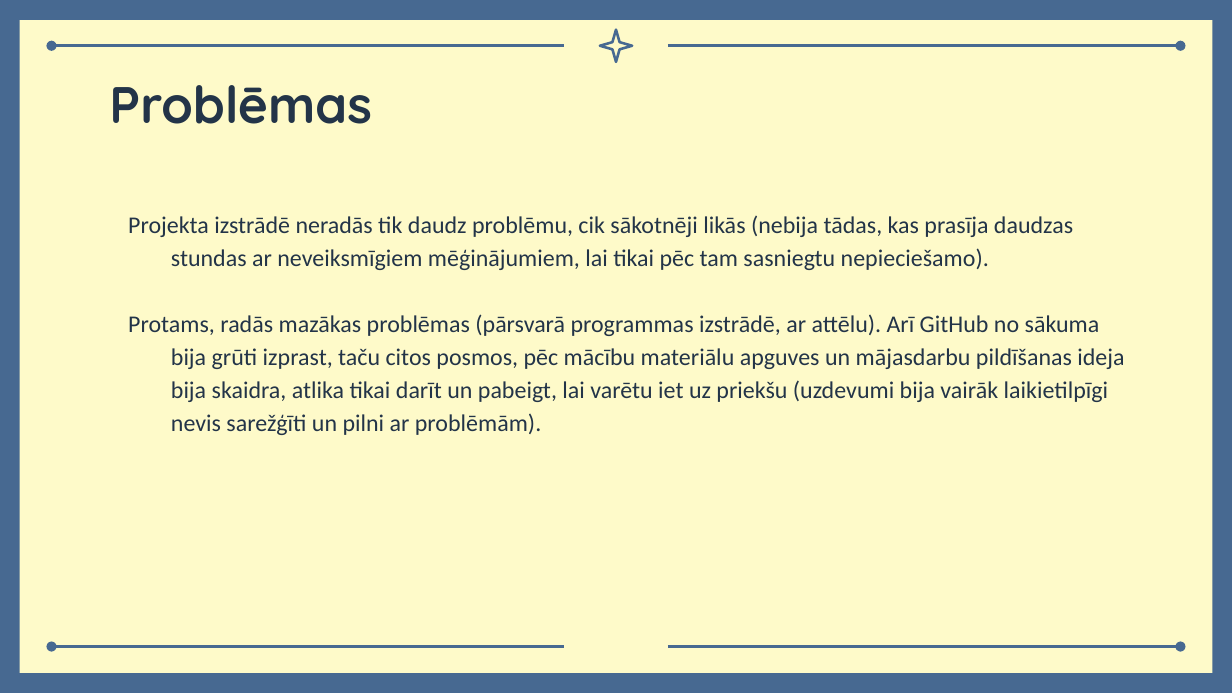
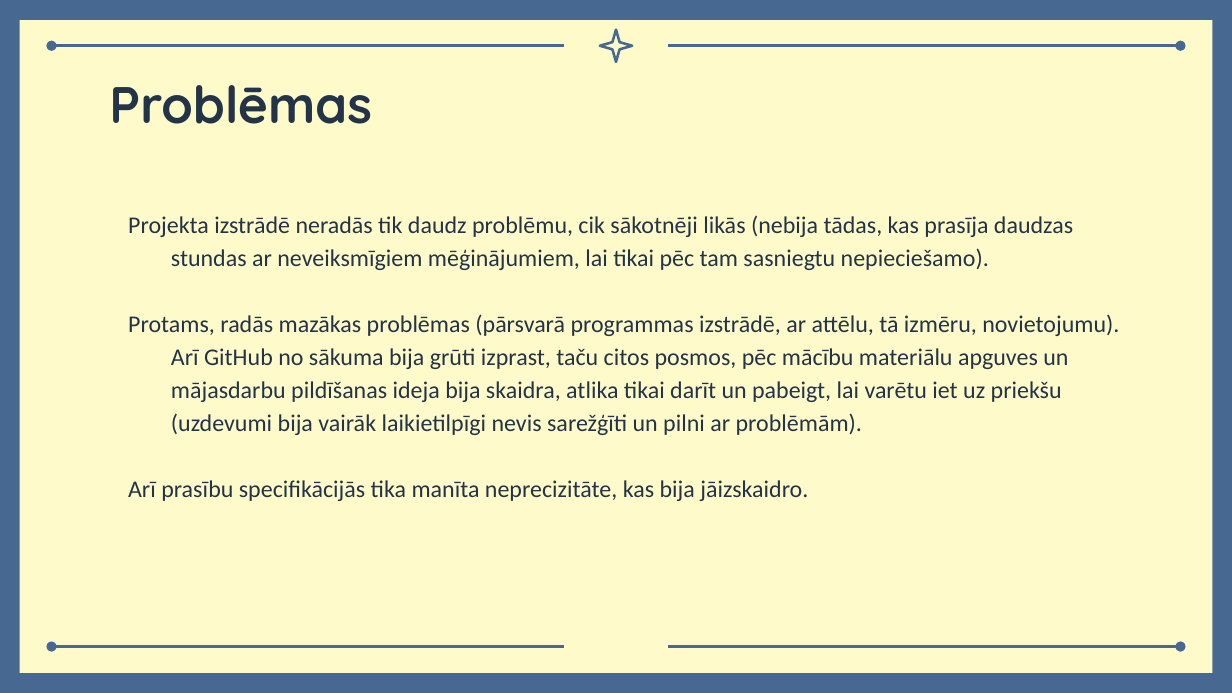
Before and after one commit to Marta7002/nakotnes_profesija, a slide deck: slide 8 of Prezentācija.pptx. Drawn at 1232x693 pixels with LibreOffice and Linux fonts; fonts in the diff are those of the drawing. Boxes give left, top, right and bottom in pixels: in the first picture for what was removed or moved away, otherwise in the second. Text is boxed around its words. In the diff, an @@ line names an element or a change of style, - is before the commit and + after.

Commit message:
Papildināšana
Jau pievienotie faili tika pārbaudīti un uzlaboti (gramatiski un vizuāli), ne funkcionāli.

```diff
--- a/Prezentācija.pptx
+++ b/Prezentācija.pptx
@@ text at bbox=[128, 314, 1119, 501]: text changed @@
-Protams, radās mazākas problēmas (pārsvarā programmas izstrādē, ar attēlu). Arī GitHub no sākuma bija grūti izprast, taču citos posmos, pēc mācību materiālu apguves un mājasdarbu pildīšanas ideja bija skaidra, atlika tikai darīt un pabeigt, lai varētu iet uz priekšu (uzdevumi bija vairāk laikietilpīgi nevis sarežģīti un pilni ar problēmām).
+Protams, radās mazākas problēmas (pārsvarā programmas izstrādē, ar attēlu, tā izmēru, novietojumu). Arī GitHub no sākuma bija grūti izprast, taču citos posmos, pēc mācību materiālu apguves un mājasdarbu pildīšanas ideja bija skaidra, atlika tikai darīt un pabeigt, lai varētu iet uz priekšu (uzdevumi bija vairāk laikietilpīgi nevis sarežģīti un pilni ar problēmām).
+Arī prasību specifikācijās tika manīta neprecizitāte, kas bija jāizskaidro.
```
Also in this commit, not shown: 5 other files.
